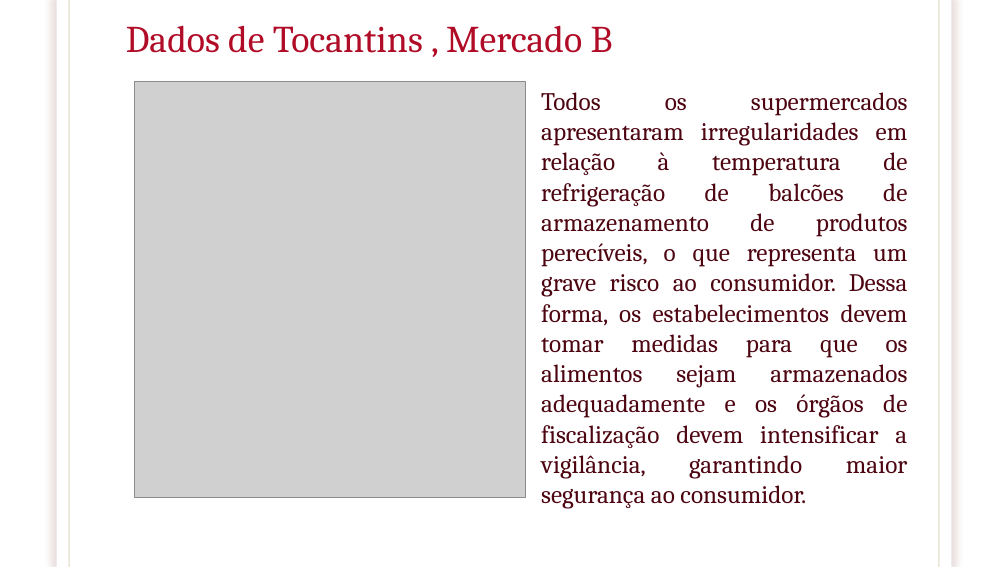
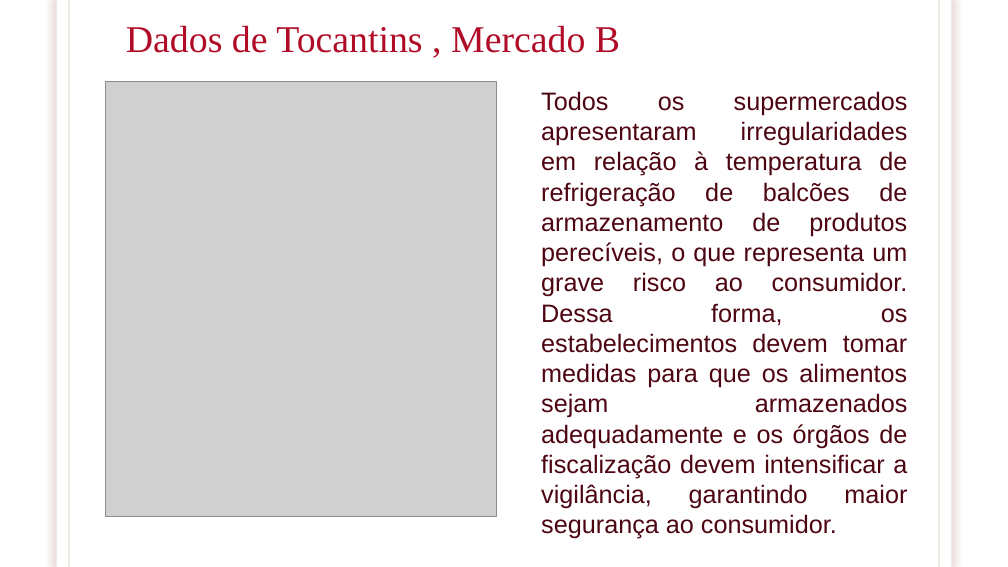
Before and after one commit to DavidRafaelDev/Grupo08ADSB, a slide deck: slide 7 of apresentação projeto P.I.pptx. Drawn at 1008x567 pixels with LibreOffice and Linux fonts; fonts in the diff are those of the drawing; grey boxes stand for pictures; background and template pictures are left out. Boxes give left, top, right and bottom in pixels: in the first picture for what was removed or moved away, otherwise in the second. Text is boxed around its words. In the diff, an @@ line names an element or a change of style, - is before the commit and + after.

```diff
--- a/apresentação projeto P.I.pptx
+++ b/apresentação projeto P.I.pptx
@@ title "Dados de Tocantins , Mercado ..." at (126,25,620,53): font Cambria to Times New Roman @@
@@ picture: place and size @@
-picture at (135,82,526,498)
+picture at (105,82,496,517)
@@ text "Todos os supermercados apresentaram irregularidades ..." at (541,91,908,539): font Cambria to Arial @@
```
Also in this commit, not shown: 11 other slides changed.
